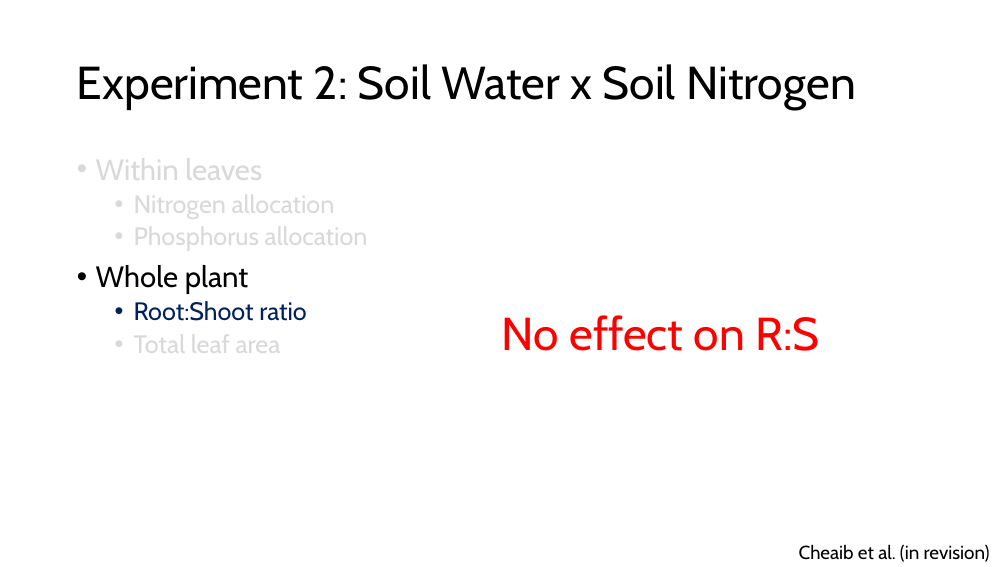
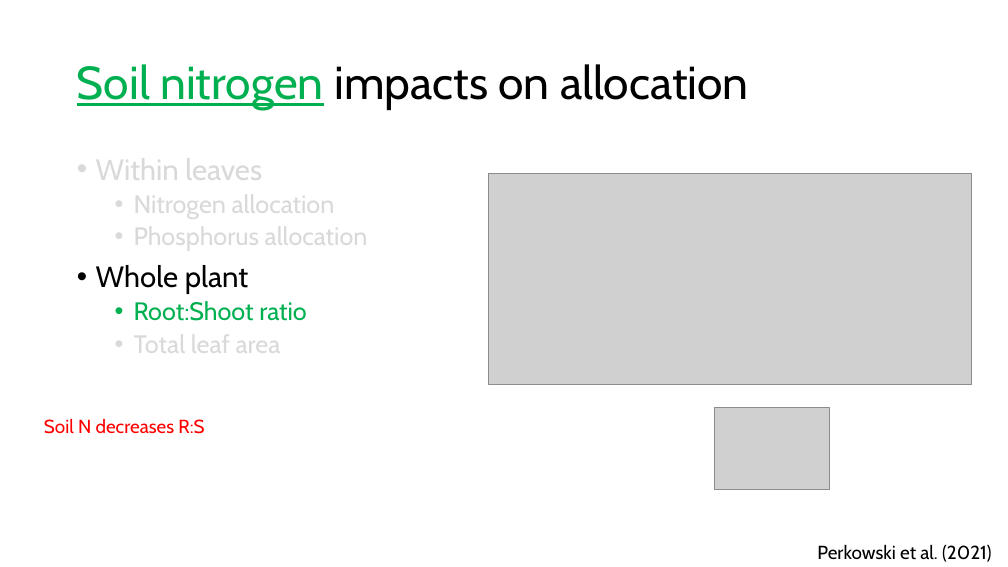
Before and after one commit to SmithEcophysLab/seminar, a slide deck: slide 30 of 2026_lemontree_allocation/src/lt_science_allocation_smith.pptx (slide 12 before the commit). Drawn at 1008x567 pixels with LibreOffice and Linux fonts; fonts in the diff are those of the drawing; grey boxes stand for pictures. Boxes give left, top, right and bottom in pixels: in the first picture for what was removed or moved away, otherwise in the second. Text is boxed around its words. In the diff, an @@ line names an element or a change of style, - is before the commit and + after.

```diff
--- a/2026_lemontree_allocation/src/lt_science_allocation_smith.pptx
+++ b/2026_lemontree_allocation/src/lt_science_allocation_smith.pptx
@@ title at <box>77,64,748,110</box>: text changed @@
-Experiment 2: Soil Water x Soil Nitrogen
+Soil nitrogen impacts on allocation
@@ picture added at <box>488,174,972,386</box> @@
@@ text at <box>134,301,306,321</box>: text colour #002060 to #00B050 in "Root:Shoot ratio" @@
@@ text removed at <box>502,315,820,351</box> @@
-No effect on R:S
@@ text added at <box>44,418,204,434</box>, 18 pt, text #FF0000 @@
+Soil N decreases R:S
@@ picture added at <box>715,408,830,489</box> @@
@@ text at <box>817,544,992,562</box>: text changed @@
-Cheaib et al. (in revision)
+Perkowski et al. (2021)
```
Also in this commit, not shown: 13 other slides changed, 17 slides added.
